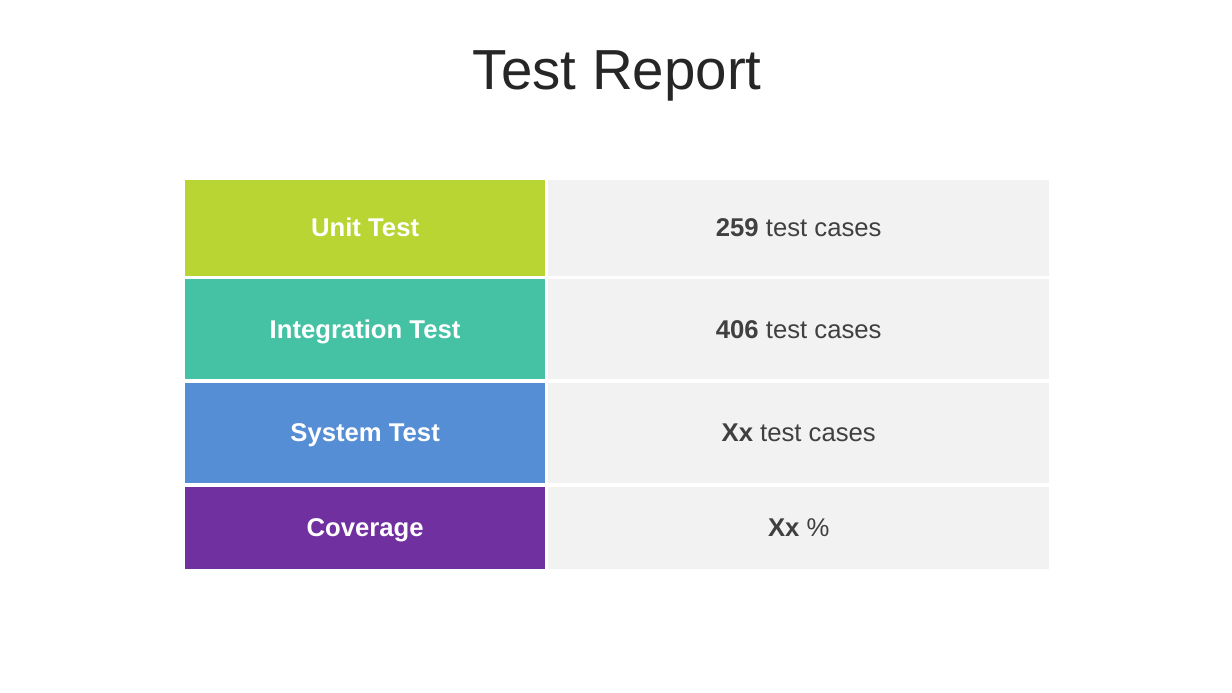
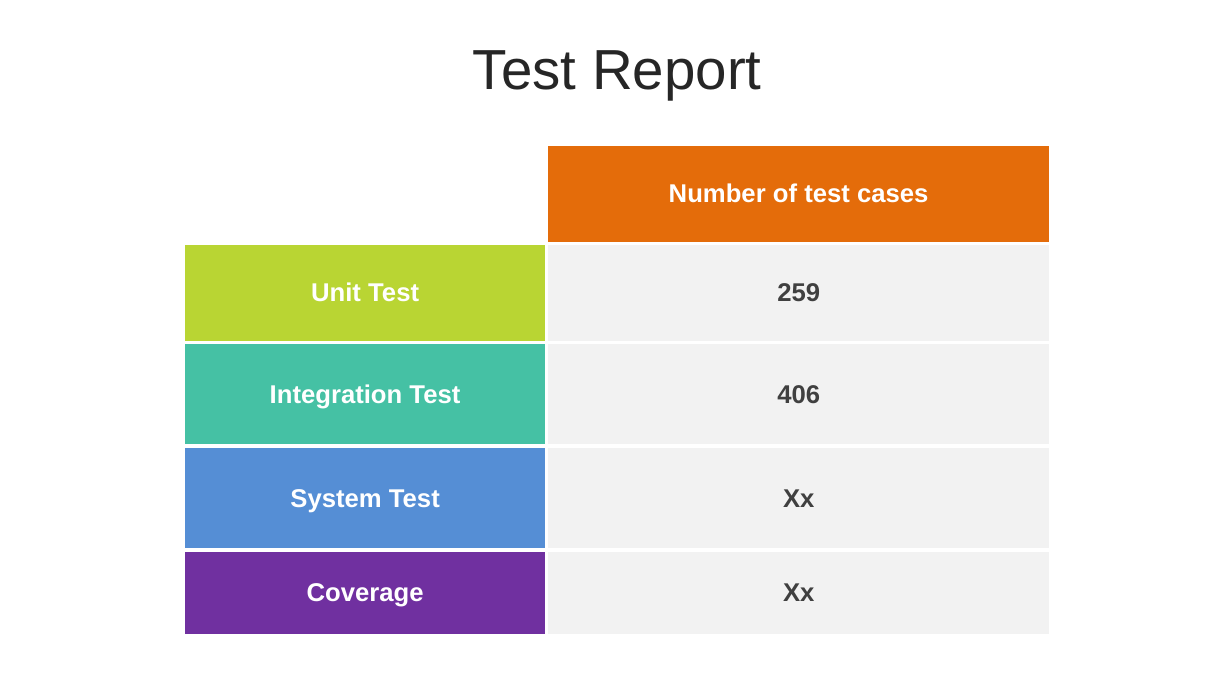
Before and after one commit to thaihavan/capstone_project, a slide deck: slide 31 of sources/docs/TripSharing.pptx (slide 39 before the commit). Drawn at 1232x693 pixels with LibreOffice and Linux fonts; fonts in the diff are those of the drawing. Boxes give left, top, right and bottom in pixels: in the first picture for what was removed or moved away, otherwise in the second. Text is boxed around its words. In the diff, an @@ line names an element or a change of style, - is before the commit and + after.

```diff
--- a/sources/docs/TripSharing.pptx
+++ b/sources/docs/TripSharing.pptx
@@ table at [184,144,1052,636] @@
-row 1: Unit Test | 259 test cases
-row 2: Integration Test | 406 test cases
-row 3: System Test | Xx test cases
-row 4: Coverage | Xx %
+row 1:  | Number of test cases
+row 2: Unit Test | 259
+row 3: Integration Test | 406
+row 4: System Test | Xx
+row 5: Coverage | Xx
@@ table: place and size @@
-table at [184,178,1052,571]
+table at [184,144,1052,636]
```
Also in this commit, not shown: 3 other slides changed, 8 slides removed, 10 other files.
